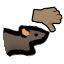
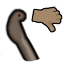
Before/after of a w=64, h=64 layered artwork. What changed in the layer stack:
added layer "SnakeHiss" above "ReptileHiss" over [0, 8, 41, 62]
hid "Squeak" over [2, 24, 51, 58]
